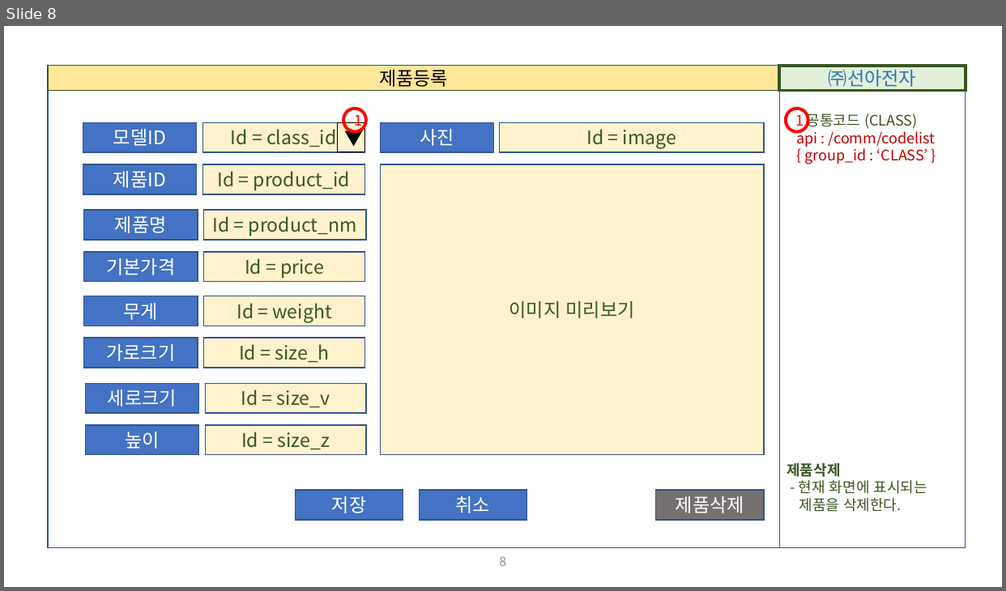
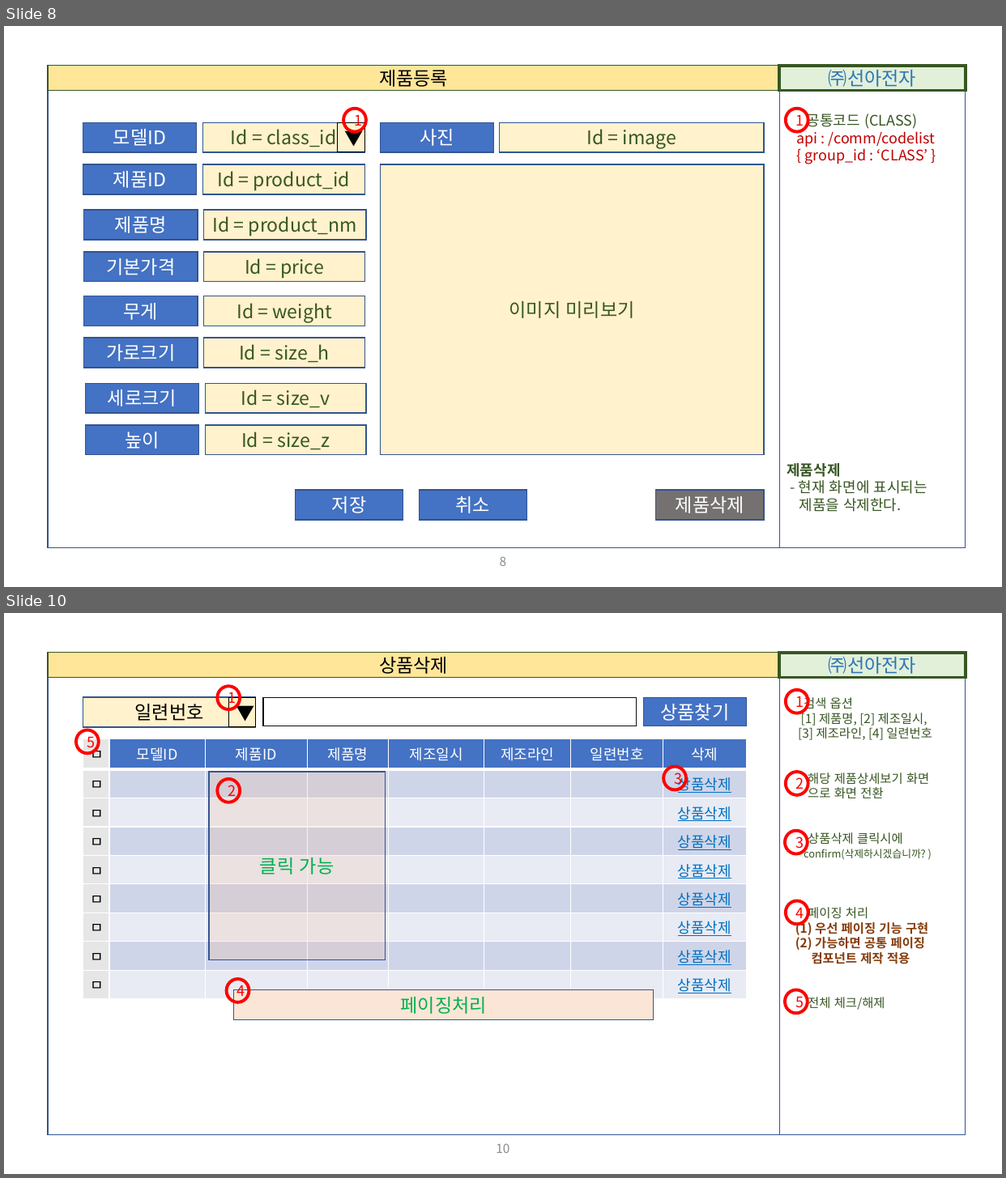
Before and after one commit to Charves-dev/ESupply, a slide deck: 설계/01. 화면정의서/ESupply_화면정의서.pptx. Shown one above the other, each under a label of ours: slide 8 before the commit, slides 8 and 10 after it; the slides between them are not shown. The pictures are 1006x591 and 1006x1178 pixels, drawn with LibreOffice and Linux fonts; fonts in the diff are those of the drawing. Boxes give left, top, right and bottom in pixels: in the first picture for what was removed or moved away, otherwise in the second. Text is boxed around its words. In the diff, an @@ line names an element or a change of style, - is before the commit and + after.

Commit message:
esupply 상품 삭제 화면 별도 추가

```diff
--- a/설계/01. 화면정의서/ESupply_화면정의서.pptx
+++ b/설계/01. 화면정의서/ESupply_화면정의서.pptx
@@ slide 10 added at <box>4,613,1002,1174</box>, background #FFFFFF @@
@@ rectangle added at <box>48,653,780,677</box>, fill #FFE699, outline #385723 1 pt, 18 pt, text #000000 @@
+상품삭제
@@ rectangle added at <box>780,653,965,677</box>, fill #E2F0D9, outline #385723 3 pt, 18 pt, text #2E75B6 @@
+㈜선아전자
@@ rectangle added at <box>48,677,780,1135</box>, outline #325491 1 pt @@
@@ rectangle added at <box>780,677,965,1135</box>, outline #325491 1 pt, 12 pt, text #385723 @@
+검색 옵션
+[1] 제품명, [2] 제조일시,
+[3] 제조라인, [4] 일련번호
+해당 제품상세보기 화면
+으로 화면 전환
+상품삭제 클릭시에
+confirm(삭제하시겠습니까? )
+페이징 처리
+(1) 우선 페이징 기능 구현
+(2) 가능하면 공통 페이징
+컴포넌트 제작 적용
+전체 체크/해제
@@ rectangle added at <box>83,697,256,727</box>, fill #FFF2CC, outline #325491 1 pt, 18 pt, text #000000 @@
+일련번호
@@ ellipse added at <box>217,687,240,709</box>, outline #FF0000 3 pt, 14 pt, text #FF0000 @@
+1
@@ rectangle added at <box>228,697,256,726</box>, outline #000000 0.75 pt, 18 pt, text #000000 @@
+▼
@@ rectangle added at <box>263,697,636,726</box>, outline #0D0D0D 1 pt, 18 pt, text #FFFFFF @@
+검색
@@ rectangle added at <box>643,697,746,726</box>, fill #4472C4, outline #325491 1 pt, 18 pt, text #FFFFFF @@
+상품찾기
@@ ellipse added at <box>786,690,808,713</box>, outline #FF0000 3 pt, 14 pt, text #FF0000 @@
+1
@@ ellipse added at <box>76,730,98,753</box>, outline #FF0000 3 pt, 14 pt, text #FF0000 @@
+5
@@ table added at <box>83,739,747,997</box>, 9 rows, 8 columns @@
+ㅁ | 모델ID | 제품ID | 제품명 | 제조일시 | 제조라인 | 일련번호 | 삭제
+ㅁ |  |  |  |  |  |  | 상품삭제
+ㅁ |  |  |  |  |  |  | 상품삭제
+ㅁ |  |  |  |  |  |  | 상품삭제
+ㅁ |  |  |  |  |  |  | 상품삭제
+ㅁ |  |  |  |  |  |  | 상품삭제
+ㅁ |  |  |  |  |  |  | 상품삭제
+ㅁ |  |  |  |  |  |  | 상품삭제
+ㅁ |  |  |  |  |  |  | 상품삭제
@@ rectangle added at <box>209,772,386,960</box>, fill #F4B183 at 17% opacity, outline #325491 1 pt, 18 pt, text #00B050 @@
+클릭 가능
@@ ellipse added at <box>217,779,240,803</box>, outline #FF0000 3 pt, 14 pt, text #FF0000 @@
+2
@@ ellipse added at <box>663,766,686,790</box>, outline #FF0000 3 pt, 14 pt, text #FF0000 @@
+3
@@ ellipse added at <box>786,772,808,795</box>, outline #FF0000 3 pt, 14 pt, text #FF0000 @@
+2
@@ ellipse added at <box>785,831,808,854</box>, outline #FF0000 3 pt, 14 pt, text #FF0000 @@
+3
@@ ellipse added at <box>786,901,808,924</box>, outline #FF0000 3 pt, 14 pt, text #FF0000 @@
+4
@@ ellipse added at <box>226,979,249,1003</box>, outline #FF0000 3 pt, 14 pt, text #FF0000 @@
+4
@@ rectangle added at <box>234,990,654,1020</box>, fill #FBE5D6, outline #325491 1 pt, 18 pt, text #00B050 @@
+페이징처리
@@ ellipse added at <box>785,990,808,1013</box>, outline #FF0000 3 pt, 14 pt, text #FF0000 @@
+5
@@ page number added at <box>496,1144,509,1153</box>, 12 pt, text #8C8C8C @@
+10
```
Also in this commit, not shown: 1 slide changed.
